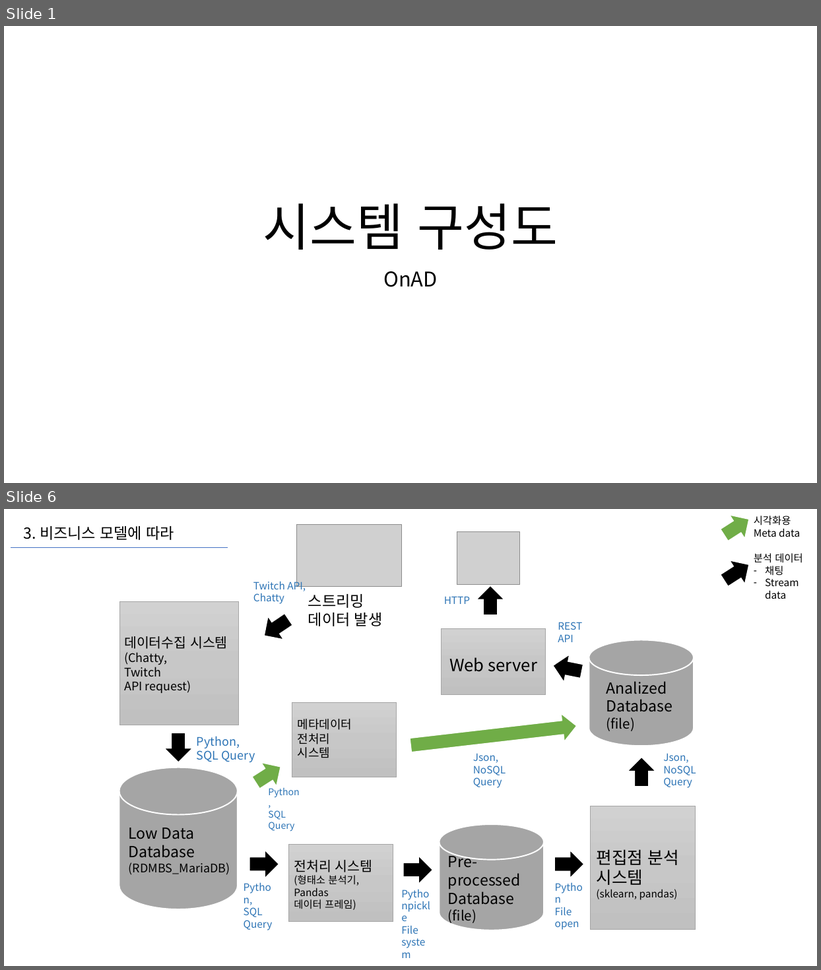
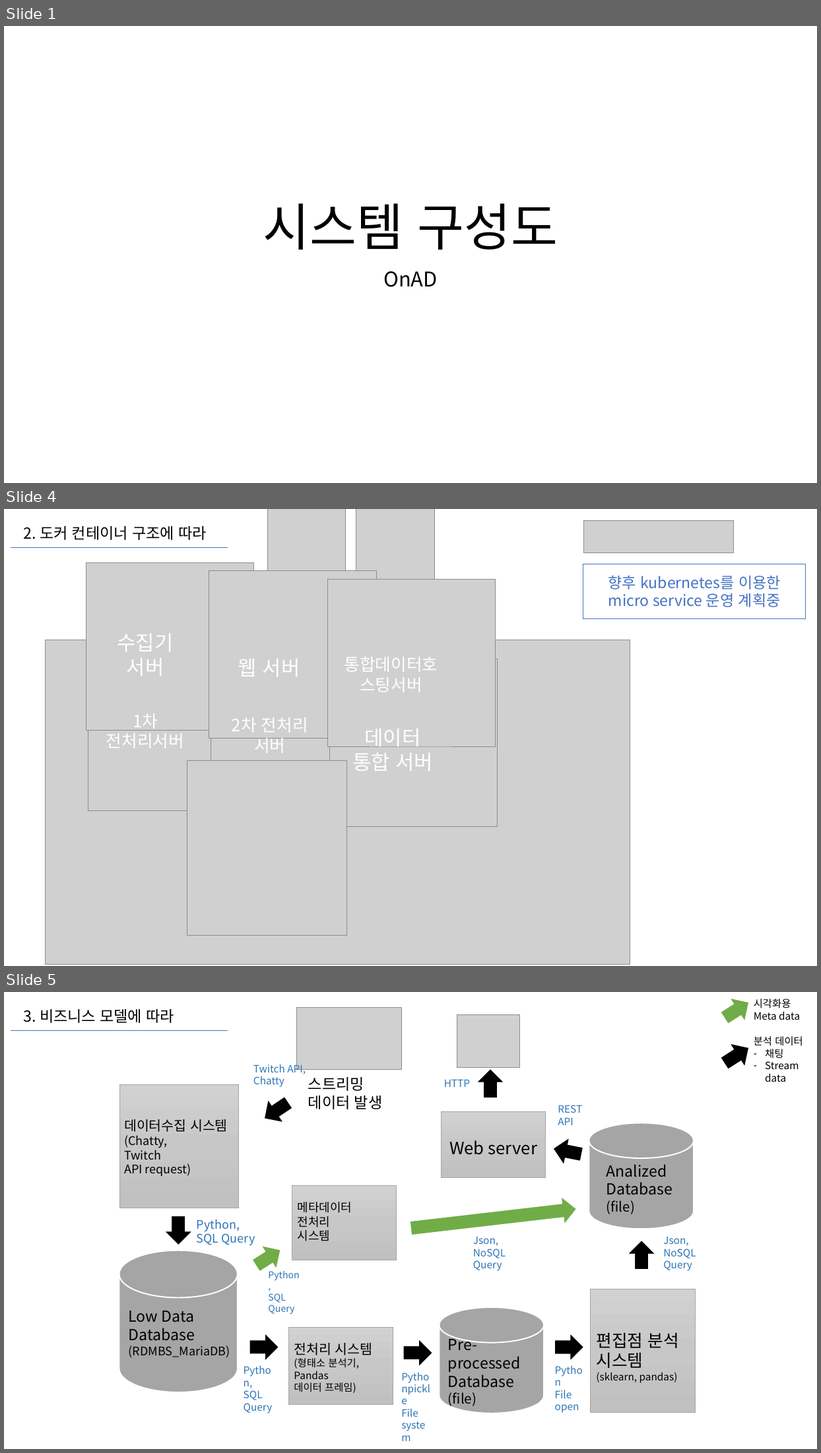
Before and after one commit to chanuuuuu/OnAD_project, a slide deck: docs/19_시스템구성도/시스템구성도.pptx. Shown one above the other, each under a label of ours: slides 1 and 6 before the commit, slides 1, 4 and 5 after it; the slides between them are not shown. The pictures are 821x970 and 821x1453 pixels, drawn with LibreOffice and Linux fonts; fonts in the diff are those of the drawing; grey boxes stand for pictures. Boxes give left, top, right and bottom in pixels: in the first picture for what was removed or moved away, otherwise in the second. Text is boxed around its words. In the diff, an @@ line names an element or a change of style, - is before the commit and + after.

```diff
--- a/docs/19_시스템구성도/시스템구성도.pptx
+++ b/docs/19_시스템구성도/시스템구성도.pptx
@@ slide 4 added at <box>4,509,817,966</box>, background #FFFFFF @@
@@ text added at <box>24,526,207,540</box>, 18 pt, text #000000 @@
+2. 도커 컨테이너 구조에 따라
@@ picture added at <box>268,509,346,585</box> @@
@@ picture added at <box>356,509,435,586</box> @@
@@ picture added at <box>583,521,733,553</box> @@
@@ line added from (11, 548) to (228, 548), #4472C4 0.5 pt @@
@@ picture added at <box>86,563,254,731</box> @@
@@ rectangle added at <box>583,564,806,619</box>, outline #4472C4 0.75 pt, 18 pt, text #4472C4 @@
+향후 kubernetes를 이용한 micro service 운영 계획중
@@ picture added at <box>209,570,377,739</box> @@
@@ picture added at <box>328,579,496,747</box> @@
@@ picture added at <box>45,640,630,964</box> @@
@@ picture added at <box>88,644,256,811</box> @@
@@ text added at <box>118,634,174,676</box>, 24 pt, text #FFFFFF @@
+수집기
+서버
@@ picture added at <box>211,651,378,819</box> @@
@@ text added at <box>238,659,300,677</box>, 24 pt, text #FFFFFF @@
+웹 서버
@@ picture added at <box>330,659,498,827</box> @@
@@ text added at <box>345,657,438,692</box>, 20 pt, text #FFFFFF @@
+통합데이터호스팅서버
@@ text added at <box>106,714,184,749</box>, 20 pt, text #FFFFFF @@
+1차 전처리서버
@@ text added at <box>232,718,308,753</box>, 20 pt, text #FFFFFF @@
+2차 전처리
+서버
@@ text added at <box>352,729,433,771</box>, 24 pt, text #FFFFFF @@
+데이터
+통합 서버
@@ picture added at <box>187,761,347,935</box> @@
@@ what was slide 6 is now slide 5 @@
```
Also in this commit, not shown: 1 slide changed, 1 other slide added, 3 slides removed.
